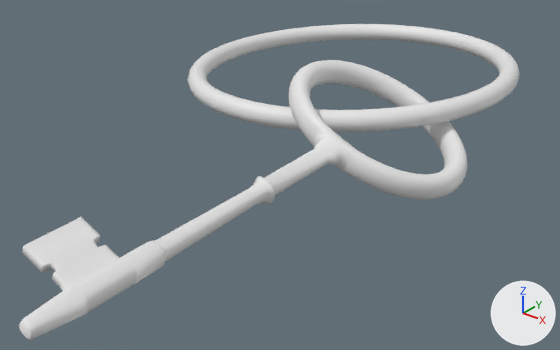
Two versions of the Blender file old-gate-key.blend, one commit apart.
Rendered twice from a 50 mm camera at (1.3, -1.99, 0.92) aimed at (-0.13, -0.2, -0.19). Lighting does not change. The marker at lower right points along +X, +Y and +Z.

Names of what the first picture shows: 'Key', 'KeyRing'.
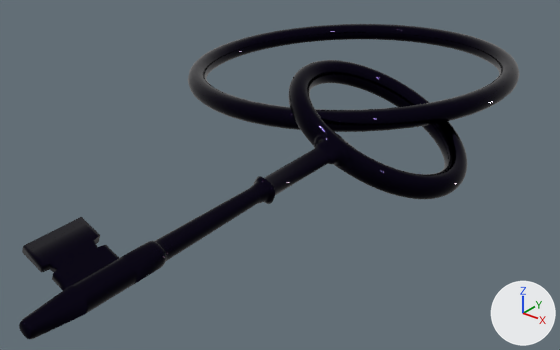
Pixel boxes [x1, y1, x2, y2] of what changed, in the pictures (560 x 350 px):
'Key', recoloured
    both: [19, 60, 467, 339]
'KeyRing', recoloured (white to black)
    both: [188, 24, 520, 132]

The change, as a list of edits to the scene's bpy script:
```text
Add mat_material_001:
    mat_material_001 = principled_material('Material.001')
    mat_material_001.base_color = (0.00458, 0.00266, 0.0128)  # black #0e091e
    mat_material_001.metallic = 0.968
    mat_material_001.roughness = 0.0273
    mat_material_001.specular_ior_level = 0.768
Change me_torus_003:
    where me_torus_003.from_pydata(...)  # 3465 vertices, 3457 faces; spans x -0.59..1.32, y -5.94..0.92, z 0.04..0.29
    add me_torus_003.materials.append(mat_material_001)  # black #0e091e
Change me_torus_001:
    where me_torus_001.from_pydata(...)  # 576 vertices, 576 faces; spans x -1.51..0.61, y -0.4..1.72, z -0.04..0.08
    add me_torus_001.materials.append(mat_material_001)  # black #0e091e
```
